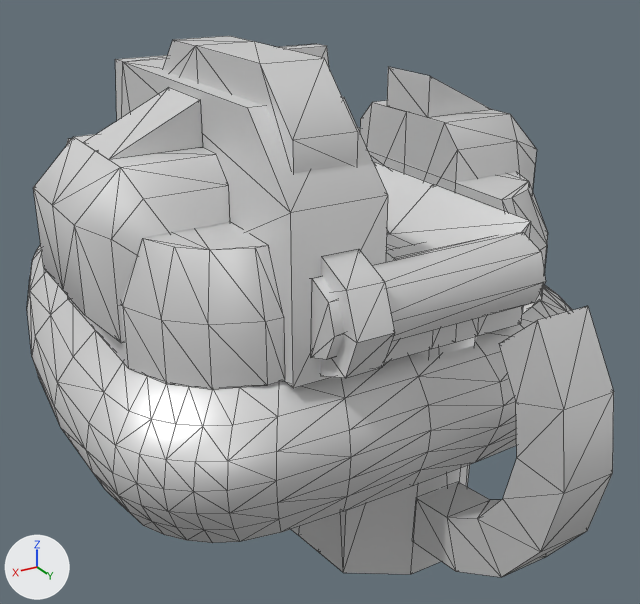
An edit to the glTF model glb/armmh.glb, drawn before and after from the same camera.
Before and after are seen from a 50 mm camera at (25.6, 48.6, 29.8) aimed at (-0.8, 4.5, 7.8). Lighting does not change. The marker at lower left points along +X, +Y and +Z. The older version comes first. Mesh edges are drawn as thin lines.

Objects in the first picture: 'base', 'box'.
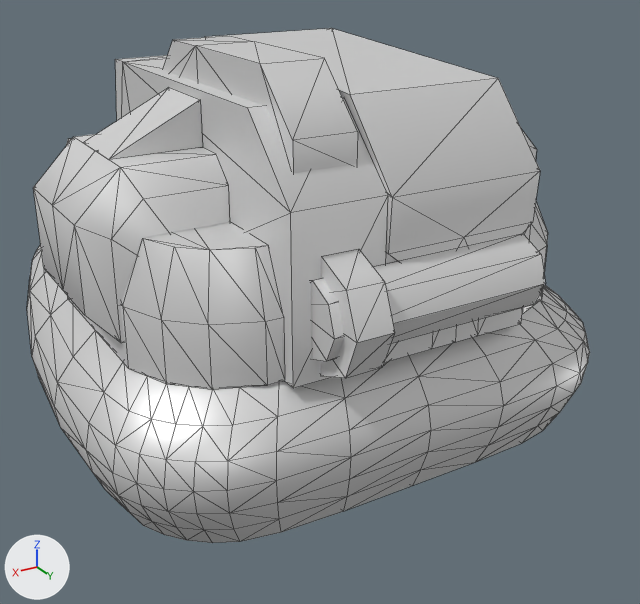
What the commit changed:
Object 'box' (ob_box) turns from (88, 0, 0) to (-3.4, 0, 0) degrees about x, y and z.

Boxes (x1, y1, x2, y2) around the edits, measured in the pictures (640 x 604 px):
'box', turned: before (291, 232, 614, 577); after (209, 28, 545, 361)
